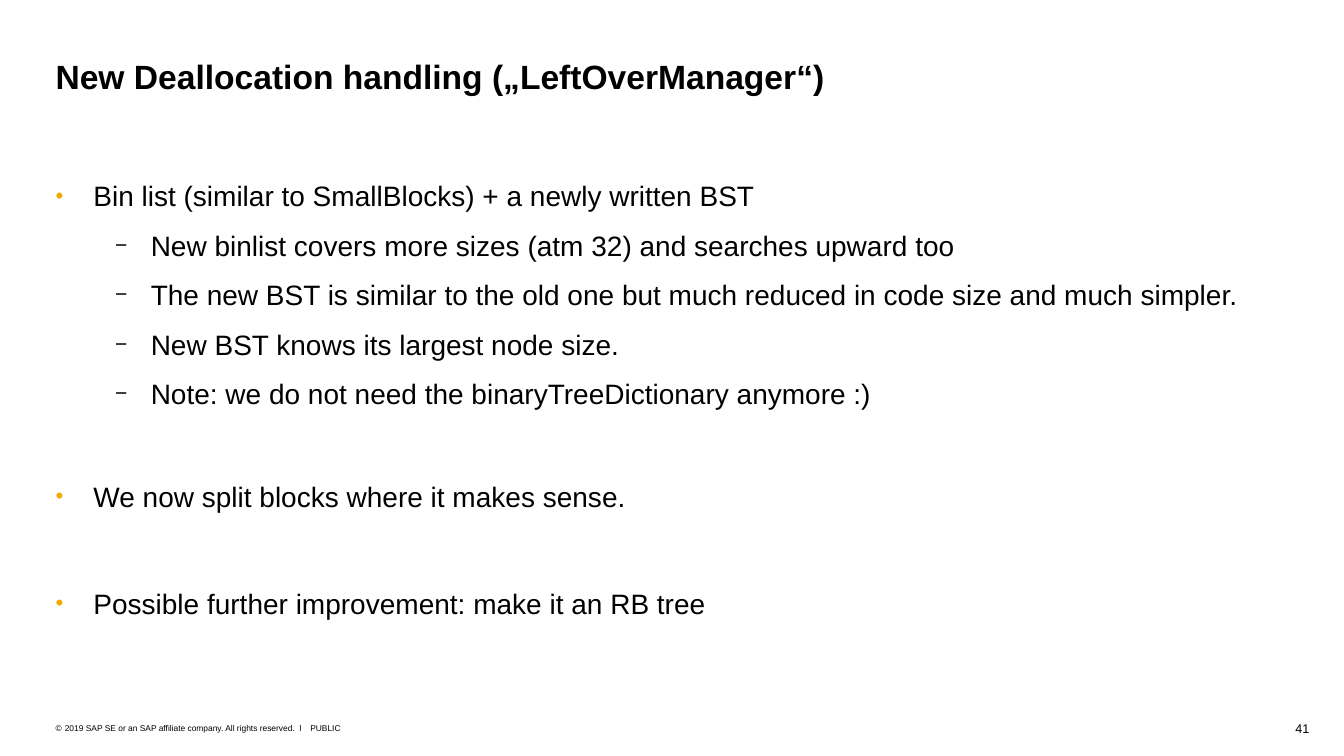
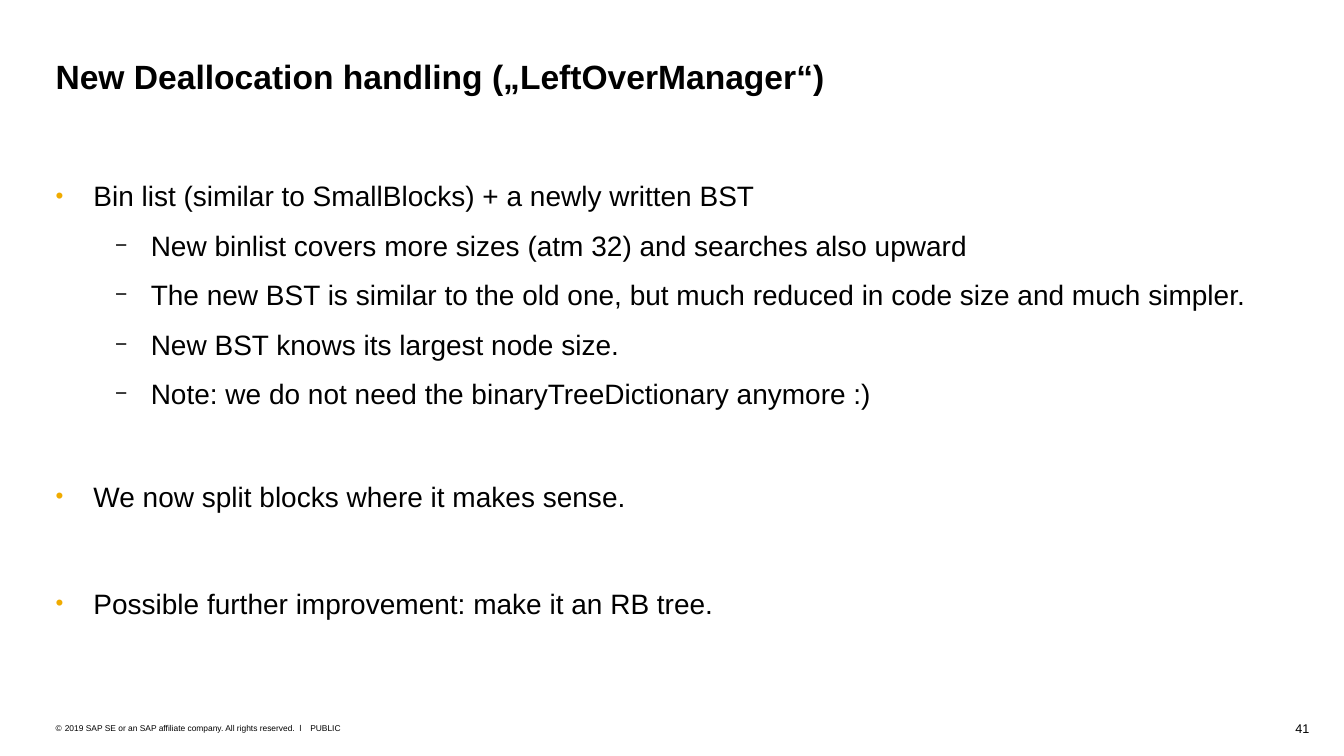
Before and after one commit to tstuefe/JEP387, a slide deck: slide 41 of pres/elastic-metaspace.odp. Drawn at 1344x756 pixels with LibreOffice and Linux fonts; fonts in the diff are those of the drawing. Boxes give left, top, right and bottom in pixels: in the first picture for what was removed or moved away, otherwise in the second. Text is boxed around its words. In the diff, an @@ line names an element or a change of style, - is before the commit and + after.

```diff
--- a/pres/elastic-metaspace.odp
+++ b/pres/elastic-metaspace.odp
@@ text at (x1=151, y1=235, x2=1245, y2=310): text changed @@
-  − New binlist covers more sizes (atm 32) and searches upward too
-  − The new BST is similar to the old one but much reduced in code size and much simpler.
+  − New binlist covers more sizes (atm 32) and searches also upward
+  − The new BST is similar to the old one, but much reduced in code size and much simpler.
@@ text at (x1=93, y1=593, x2=713, y2=619): text changed @@
-• Possible further improvement: make it an RB tree
+• Possible further improvement: make it an RB tree.
```
Also in this commit, not shown: 28 other slides changed, 1 slide added, 1 slide removed, 1 other file.
